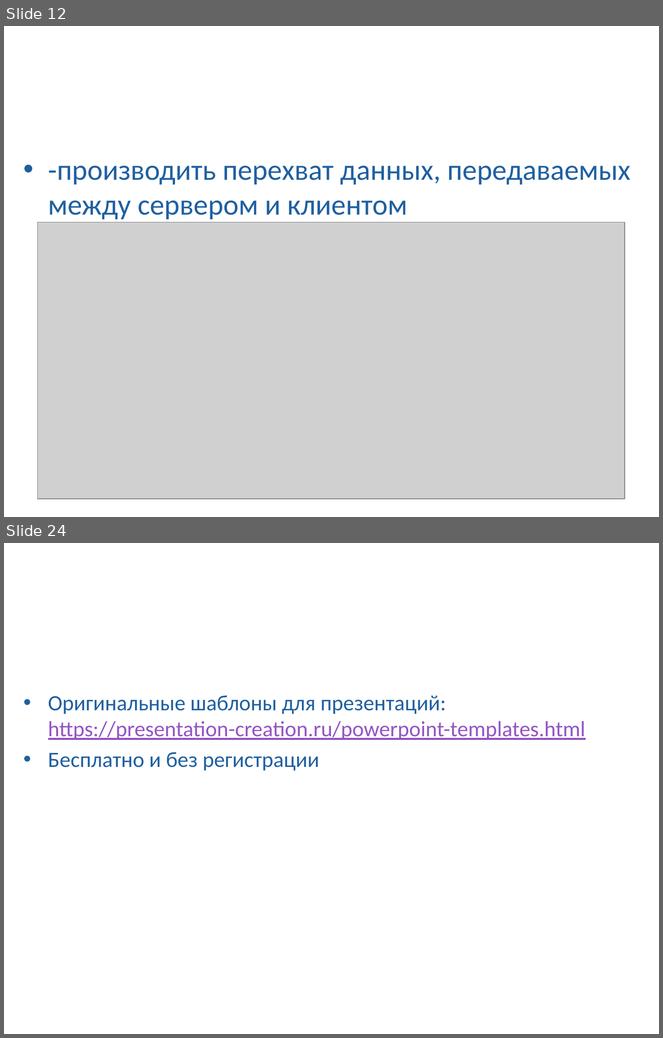
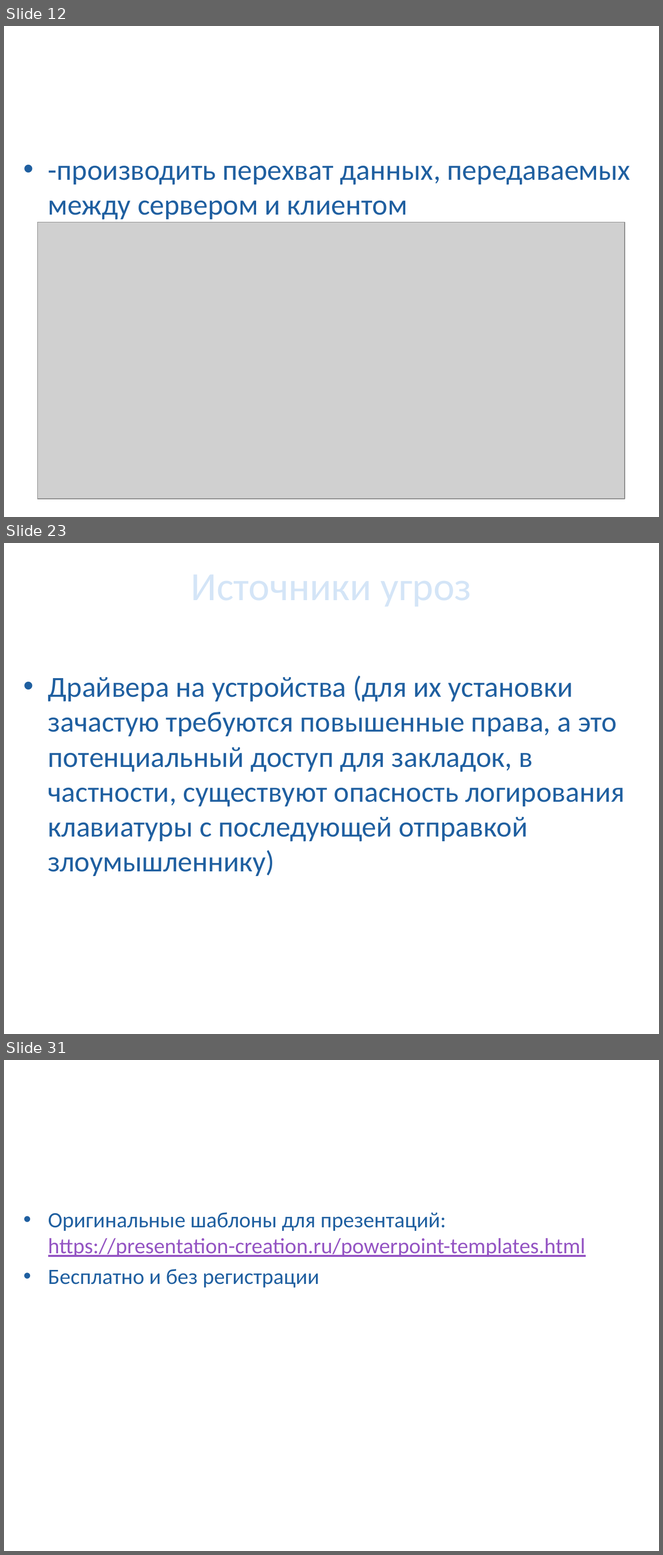
Before and after one commit to SkibaSAY/Doclad_Sniffers, a slide deck: Доклад_Снифферы.pptx. Shown one above the other, each under a label of ours: slides 12 and 24 before the commit, slides 12, 23 and 31 after it; the slides between them are not shown. The pictures are 663x1038 and 663x1555 pixels, drawn with LibreOffice and Linux fonts; fonts in the diff are those of the drawing; grey boxes stand for pictures; background and template pictures are left out. Boxes give left, top, right and bottom in pixels: in the first picture for what was removed or moved away, otherwise in the second. Text is boxed around its words. In the diff, an @@ line names an element or a change of style, - is before the commit and + after.

```diff
--- a/Доклад_Снифферы.pptx
+++ b/Доклад_Снифферы.pptx
@@ slide 23 added at (4, 543, 659, 1034), background picture (left out) @@
@@ text added at (88, 543, 575, 626), 44 pt, text #D4E5F7 @@
+Источники угроз
@@ text added at (48, 676, 625, 876), 32 pt, text #1F5FA0 @@
+• Драйвера на устройства (для их установки зачастую требуются повышенные права, а это потенциальный доступ для закладок, в частности, существуют опасность логирования клавиатуры с последующей отправкой злоумышленнику)
@@ what was slide 24 is now slide 31 @@
```
Also in this commit, not shown: 19 slides changed, 9 other slides added, 3 slides removed, 1 other file.
